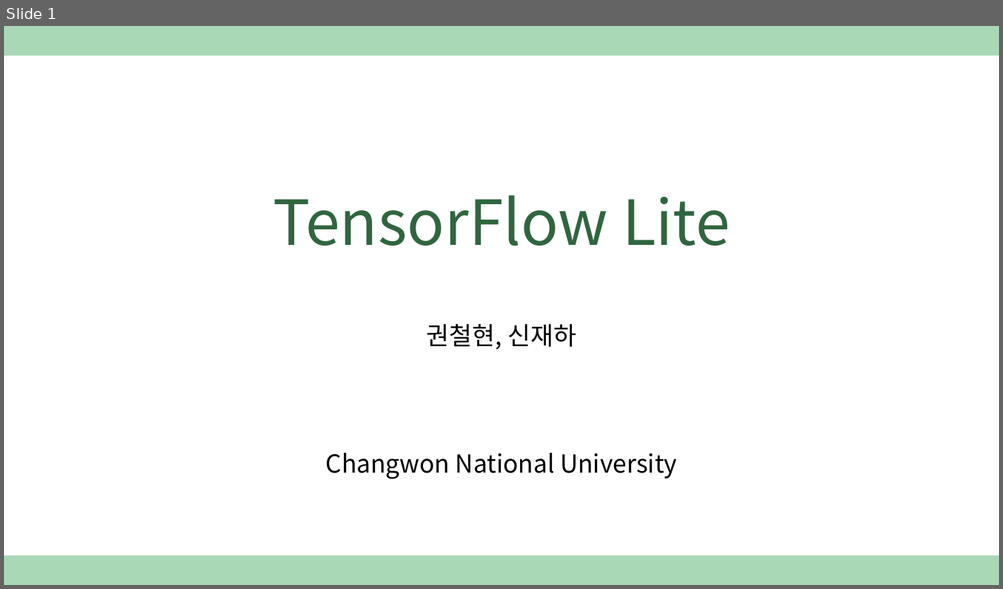
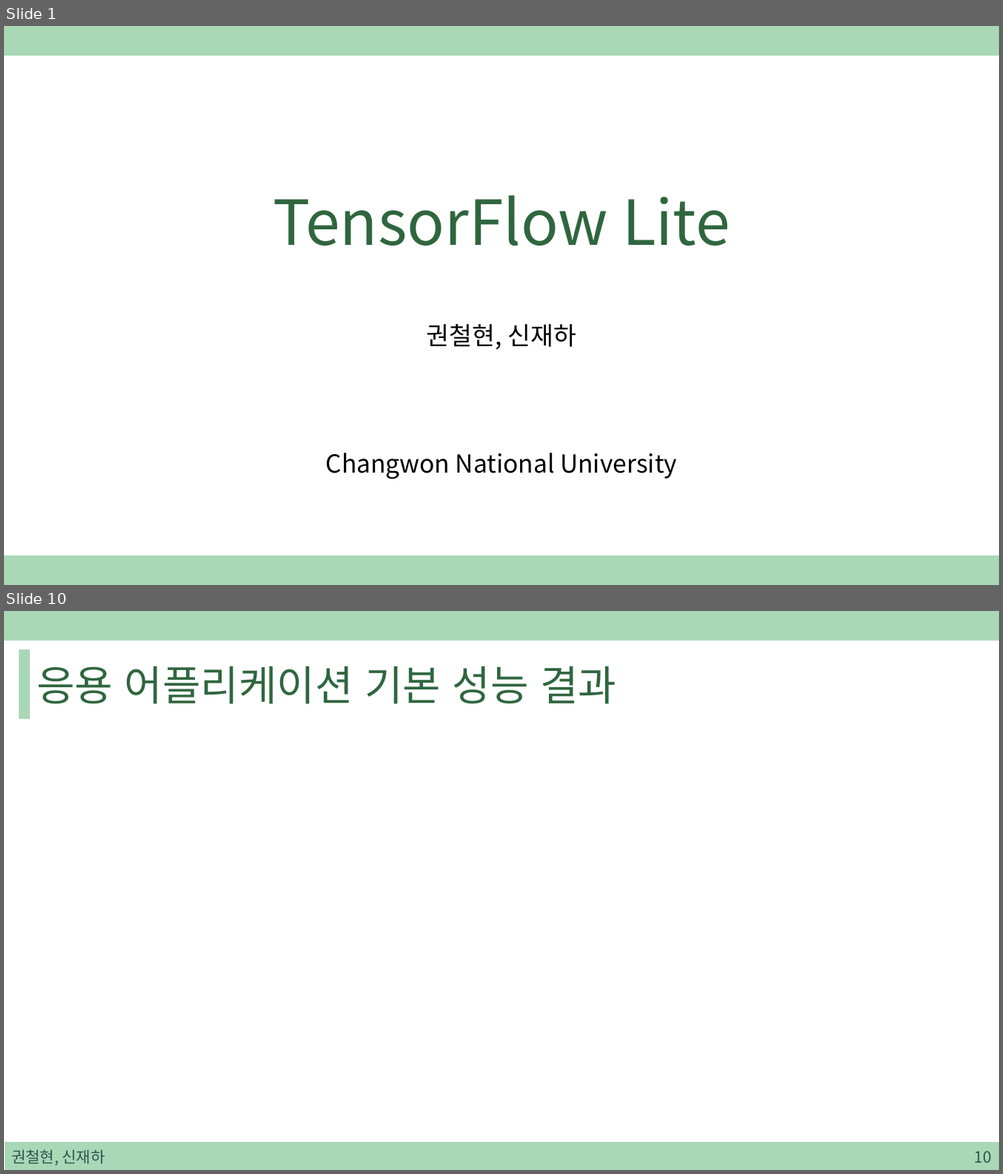
Before and after one commit to sjh4287/capston, a slide deck: 2022.01.07/TensorFlow Lite.pptx. Shown one above the other, each under a label of ours: slide 1 before the commit, slides 1 and 10 after it; the slides between them are not shown. The pictures are 1003x589 and 1003x1174 pixels, drawn with LibreOffice and Linux fonts; fonts in the diff are those of the drawing. Boxes give left, top, right and bottom in pixels: in the first picture for what was removed or moved away, otherwise in the second. Text is boxed around its words. In the diff, an @@ line names an element or a change of style, - is before the commit and + after.

```diff
--- a/2022.01.07/TensorFlow Lite.pptx
+++ b/2022.01.07/TensorFlow Lite.pptx
@@ slide 10 added at <box>4,611,999,1170</box>, background #FFFFFF; not listed: 1 template element that a slide beside it also shows @@
@@ rectangle added at <box>20,649,29,718</box>, fill #A9D8B7, outline #A9D8B7 1 pt @@
@@ title added at <box>37,666,616,704</box>, 40 pt, text #2F663E @@
+응용 어플리케이션 기본 성능 결과
@@ rectangle added at <box>5,1143,999,1170</box>, fill #A9D8B7, outline #A9D8B7 1 pt @@
@@ text added at <box>11,1150,105,1166</box>, 15 pt, text #305250 @@
+권철현, 신재하
@@ page number added at <box>974,1151,991,1163</box>, 15 pt, text #305250 @@
+10
```
Also in this commit, not shown: 9 other slides added.
